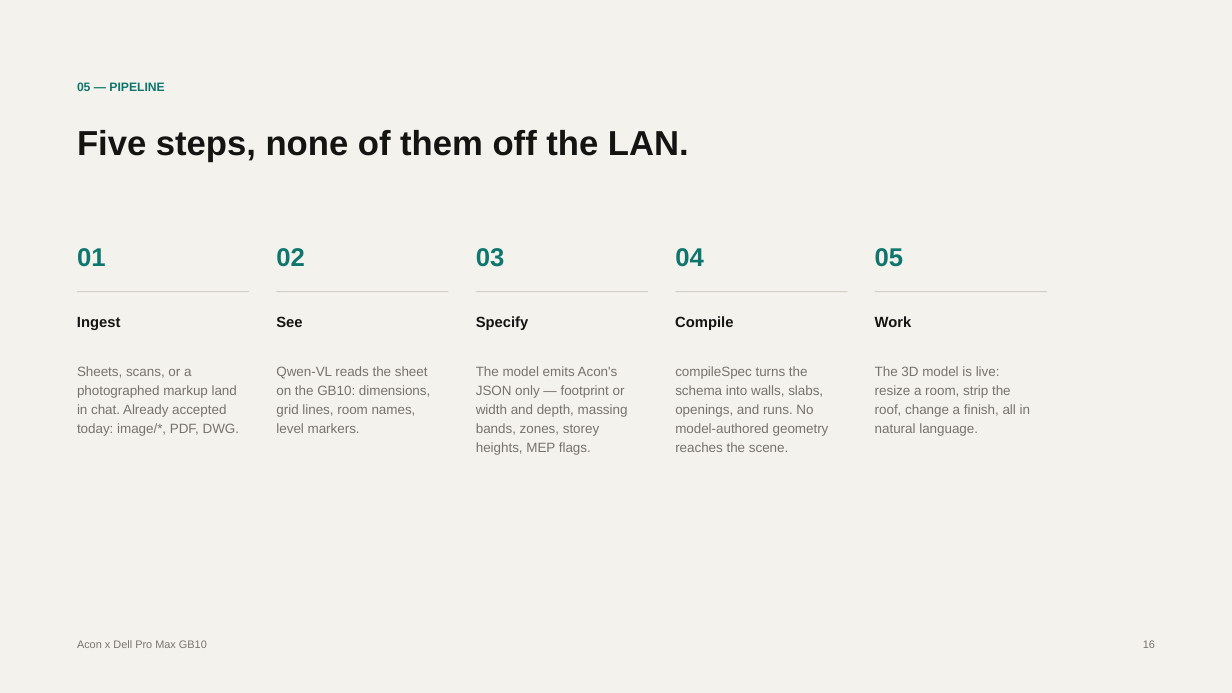
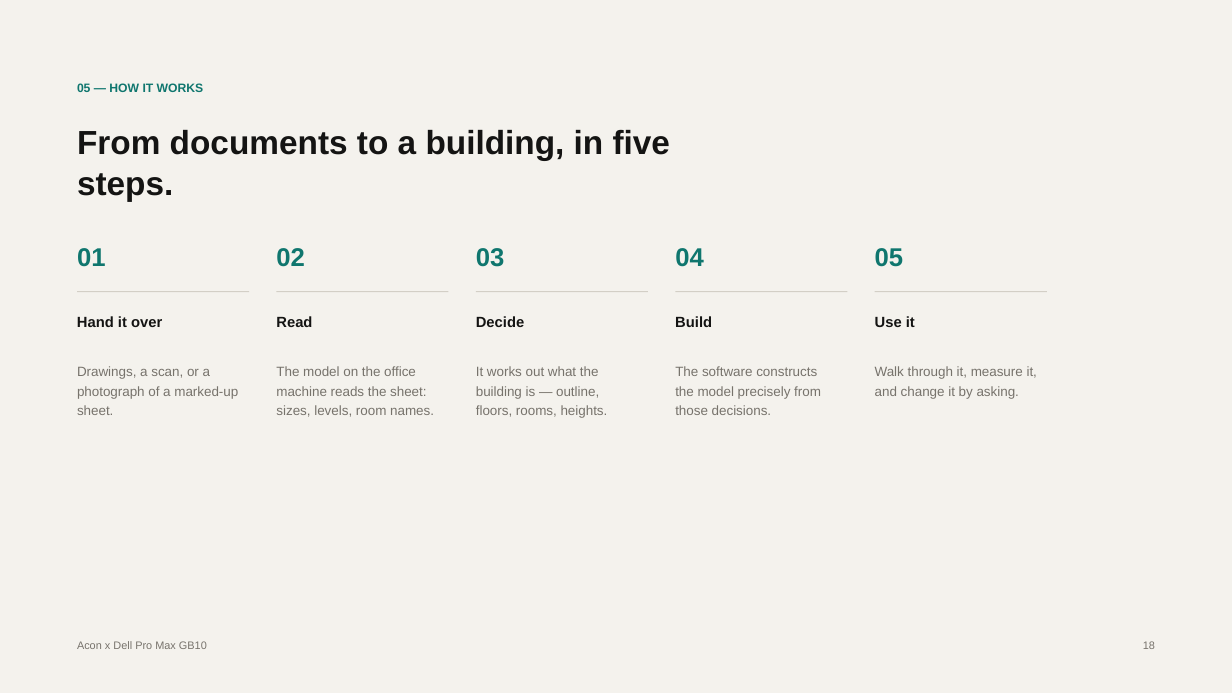
Before and after one commit to anishganapathi/A-con, a slide deck: slide 18 of docs/deck/acon-gb10-local-qwen-vl.pptx (slide 16 before the commit). Drawn at 1232x693 pixels with LibreOffice and Linux fonts; fonts in the diff are those of the drawing. Boxes give left, top, right and bottom in pixels: in the first picture for what was removed or moved away, otherwise in the second. Text is boxed around its words. In the diff, an @@ line names an element or a change of style, - is before the commit and + after.

```diff
--- a/docs/deck/acon-gb10-local-qwen-vl.pptx
+++ b/docs/deck/acon-gb10-local-qwen-vl.pptx
@@ text at [77, 83, 204, 92]: text changed @@
-05 — PIPELINE
+05 — HOW IT WORKS
@@ text at [77, 130, 670, 201]: text changed; size 27 to 26 pt @@
-Five steps, none of them off the LAN.
+From documents to a building, in five steps.
@@ text at [77, 316, 162, 327]: text changed @@
-Ingest
+Hand it over
@@ text at [276, 316, 312, 327]: text changed @@
-See
+Read
@@ text at [476, 316, 524, 327]: text changed @@
-Specify
+Decide
@@ text at [675, 316, 712, 327]: text changed @@
-Compile
+Build
@@ text at [875, 316, 915, 327]: text changed @@
-Work
+Use it
@@ text at [77, 366, 238, 415]: text changed @@
-Sheets, scans, or a photographed markup land in chat. Already accepted today: image/*, PDF, DWG.
+Drawings, a scan, or a photograph of a marked-up sheet.
@@ text at [276, 366, 434, 417]: text changed @@
-Qwen-VL reads the sheet on the GB10: dimensions, grid lines, room names, level markers.
+The model on the office machine reads the sheet: sizes, levels, room names.
@@ text at [476, 366, 608, 418]: text changed @@
-The model emits Acon's JSON only — footprint or width and depth, massing bands, zones, storey heights, MEP flags.
+It works out what the building is — outline, floors, rooms, heights.
@@ text at [675, 366, 821, 415]: text changed @@
-compileSpec turns the schema into walls, slabs, openings, and runs. No model-authored geometry reaches the scene.
+The software constructs the model precisely from those decisions.
@@ text at [875, 366, 1037, 399]: text changed @@
-The 3D model is live: resize a room, strip the roof, change a finish, all in natural language.
+Walk through it, measure it, and change it by asking.
```
Also in this commit, not shown: 16 other slides changed, 10 slides added, 8 slides removed, 20 other files.
